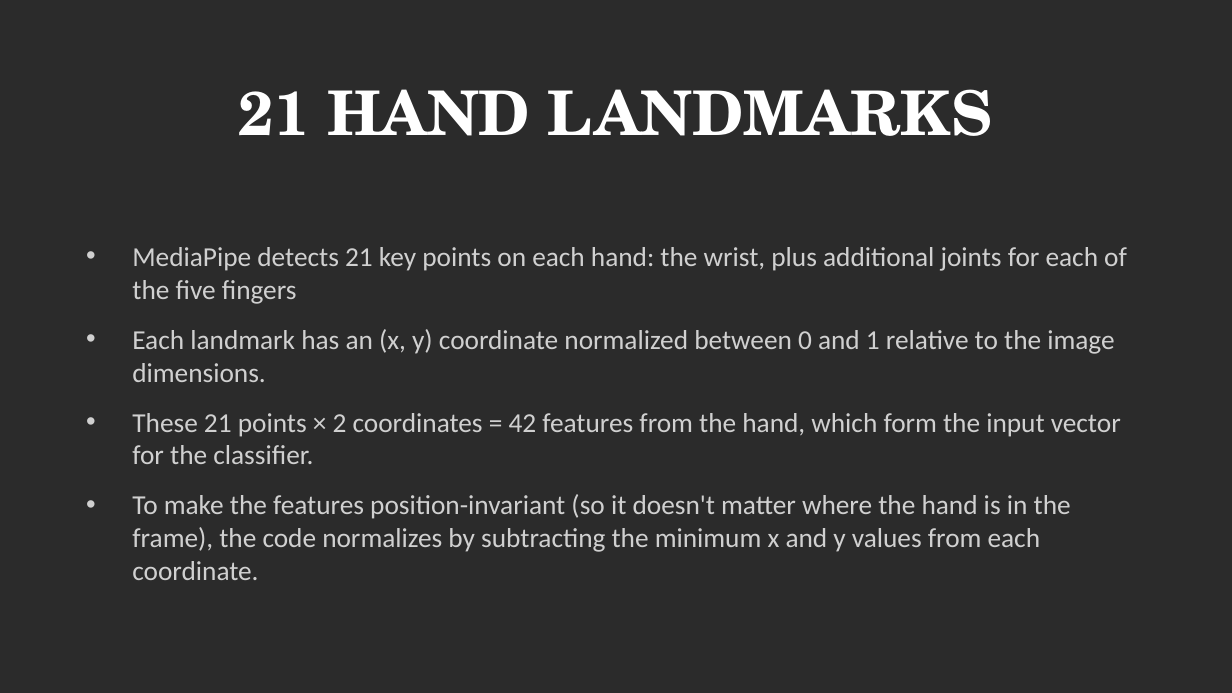
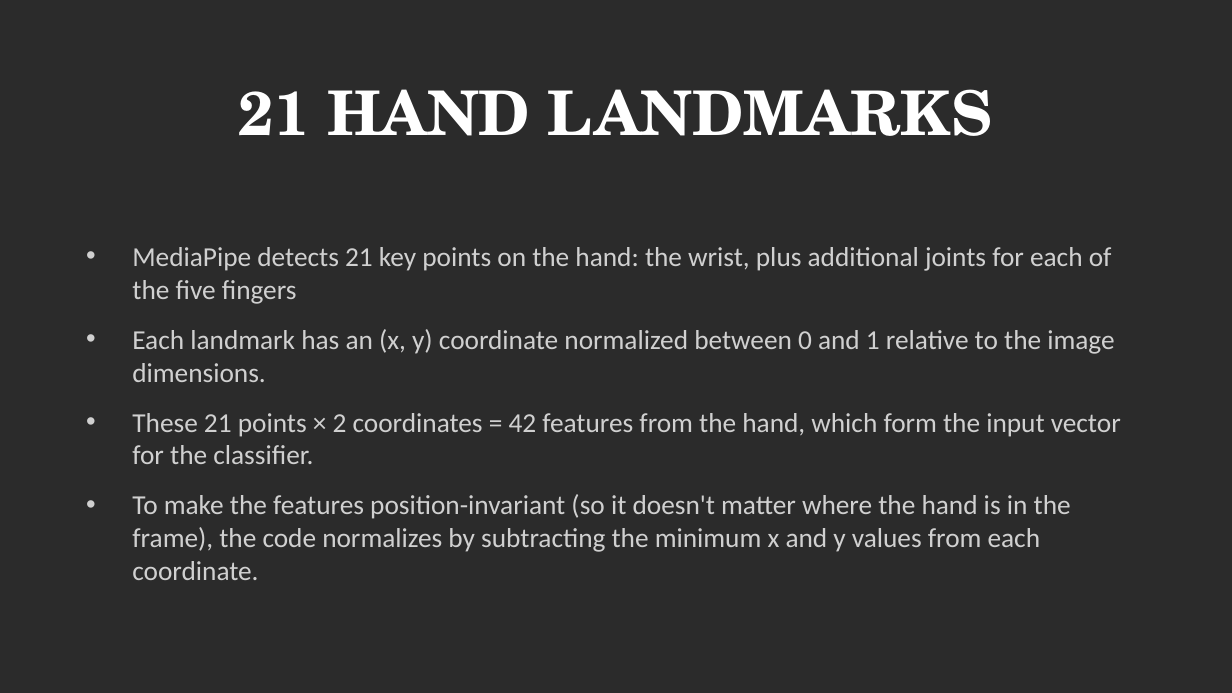
Before and after one commit to JR000270/sign_lang_opencv, a slide deck: slide 8 of ASL_ComputerVision.pptx. Drawn at 1232x693 pixels with LibreOffice and Linux fonts; fonts in the diff are those of the drawing; background and template pictures are left out; a plain dark background stands for a picture behind light text. Boxes give left, top, right and bottom in pixels: in the first picture for what was removed or moved away, otherwise in the second. Text is boxed around its words. In the diff, an @@ line names an element or a change of style, - is before the commit and + after.

```diff
--- a/ASL_ComputerVision.pptx
+++ b/ASL_ComputerVision.pptx
@@ text at (132,247,1112,304): text changed @@
-• MediaPipe detects 21 key points on each hand: the wrist, plus additional joints for each of the five fingers
+• MediaPipe detects 21 key points on the hand: the wrist, plus additional joints for each of the five fingers
```
Also in this commit, not shown: 2 other slides changed.
